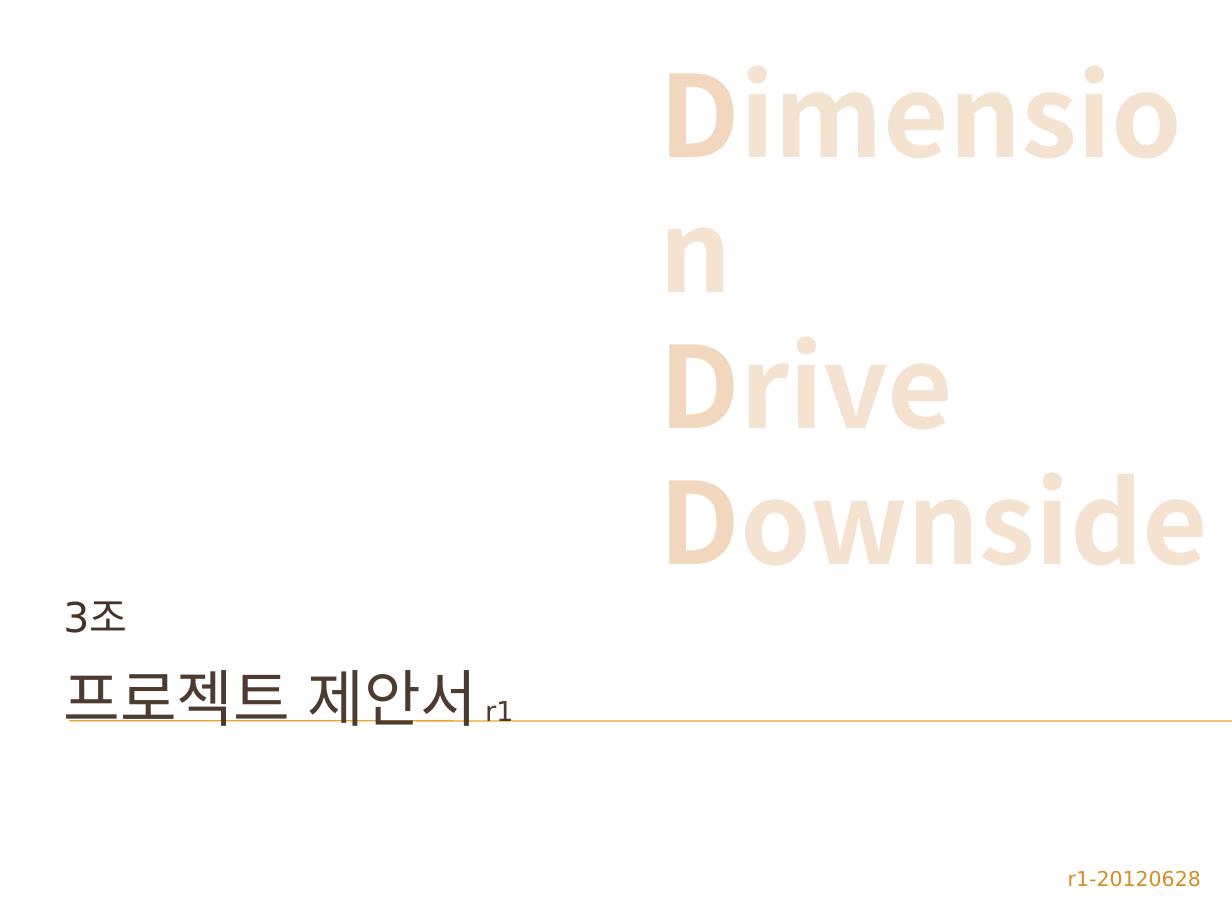
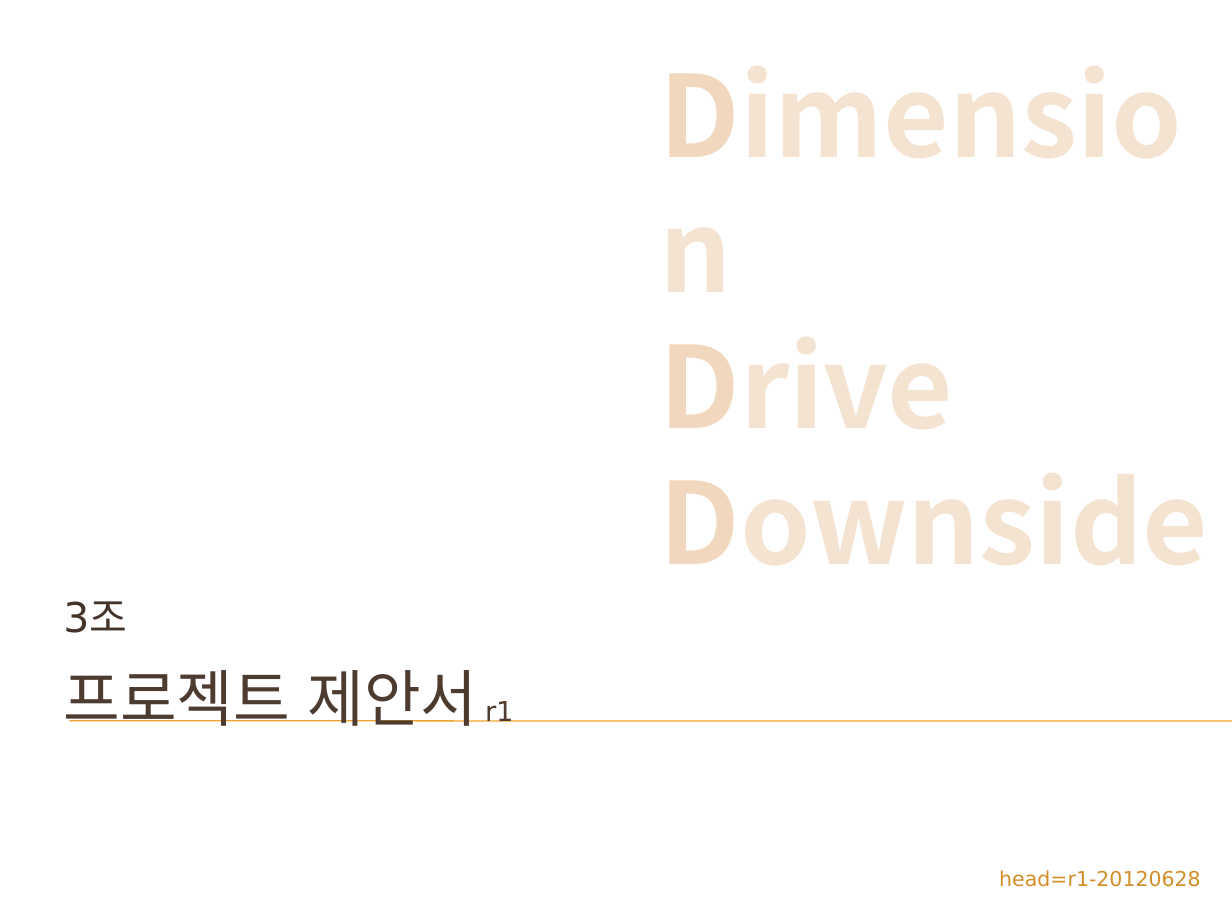
Before and after one commit to zwycid/dimension-drive-downside, a slide deck: slide 1 of doc/3조-DimensionDriveDownside.pptx. Drawn at 1232x924 pixels with LibreOffice and Linux fonts; fonts in the diff are those of the drawing; background and template pictures are left out. Boxes give left, top, right and bottom in pixels: in the first picture for what was removed or moved away, otherwise in the second. Text is boxed around its words. In the diff, an @@ line names an element or a change of style, - is before the commit and + after.

```diff
--- a/doc/3조-DimensionDriveDownside.pptx
+++ b/doc/3조-DimensionDriveDownside.pptx
@@ text at (x1=999, y1=870, x2=1201, y2=887): text changed @@
-r1-20120628
+head=r1-20120628
```
Also in this commit, not shown: 6 other slides changed, 21 other files.
